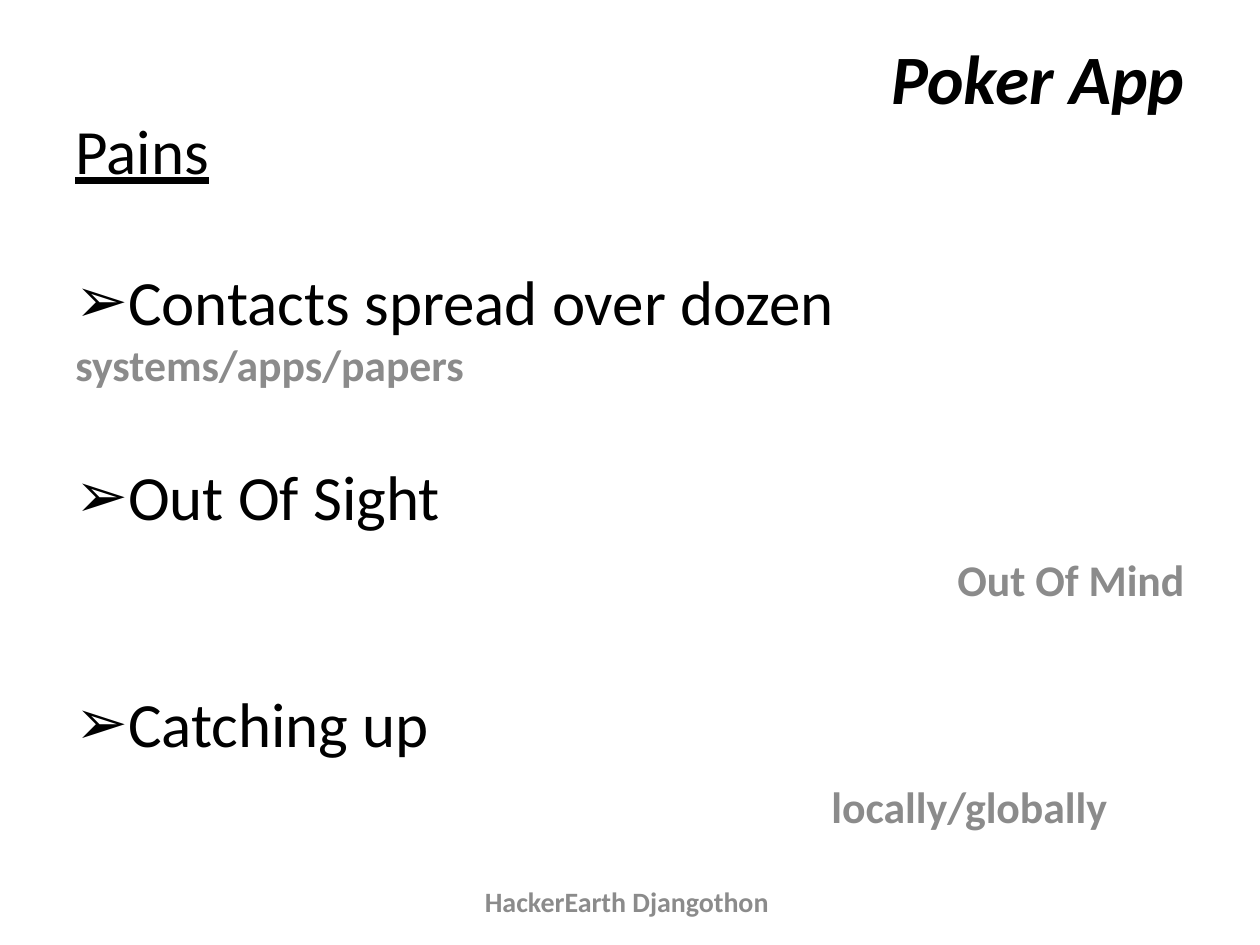
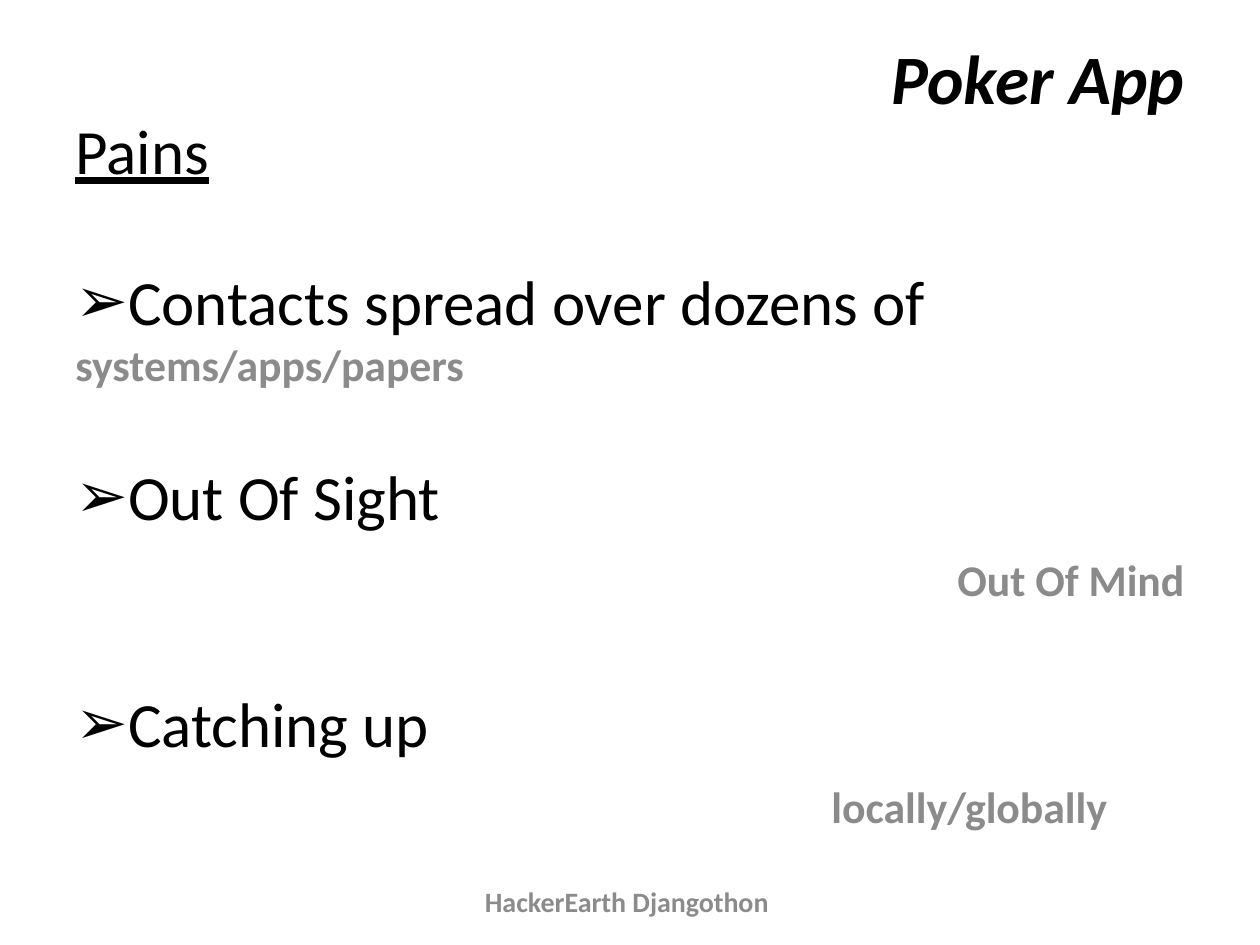
Before and after one commit to djangothon/Poker, a slide deck: slide 2 of PokerJoker.pptx. Drawn at 1260x945 pixels with LibreOffice and Linux fonts; fonts in the diff are those of the drawing. Boxes give left, top, right and bottom in pixels: in the first picture for what was removed or moved away, otherwise in the second. Text is boxed around its words. In the diff, an @@ line names an element or a change of style, - is before the commit and + after.

```diff
--- a/PokerJoker.pptx
+++ b/PokerJoker.pptx
@@ text at [75, 281, 924, 388]: text changed @@
-➢ Contacts spread over dozen systems/apps/papers
+➢ Contacts spread over dozens of systems/apps/papers
```
Also in this commit, not shown: 2 other slides changed, 1 other file.
